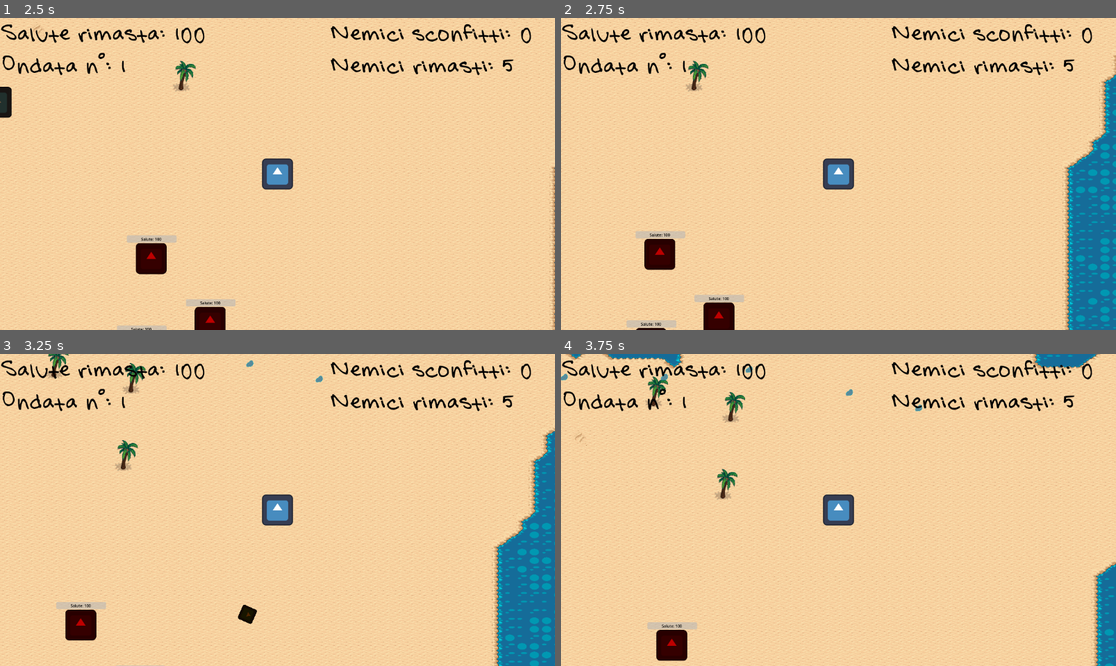
Above: before the commit, frames 1-4 (two rows, left to right).
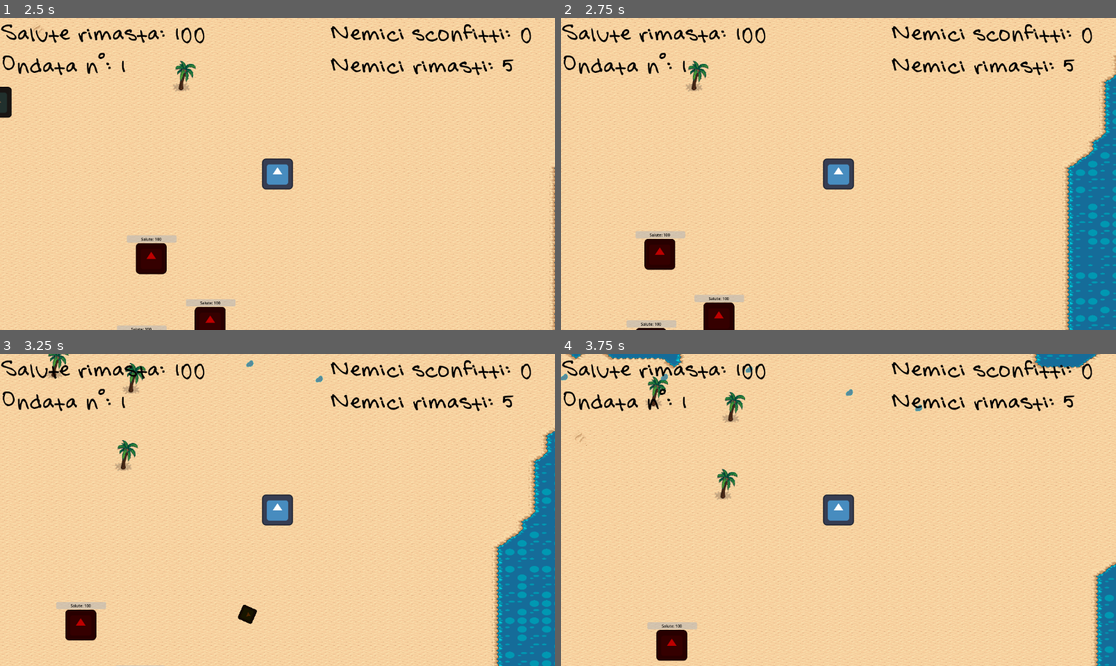
Above: after the commit, the same moments.

Repository: xMarcoMax/BeatchSlash
Game: Godot game, scene res://Scenes/level.tscn
Two runs of this game, one before a commit and one after it. Both use one fixed random seed, a clock stepped at 60 frames per second and the inputs below. The engine's default icon, where the game draws it, is replaced by a stand-in: a white triangle on a blue panel in a dark square.
Inputs (mouse positions are in pixels of both pictures, inside the frame that each line leads up to):
- Up to frame 1 (2.5 s): tap Enter at 0.5 s; move the mouse to (399, 158) at 0.52 s; hold Right (ui_right) 0.53-1.28 s; hold Space (run) 0.53-1.28 s; move the mouse to (166, 189) at 1.27 s; hold Down (ui_down) 1.28-2.03 s; right-click (166, 189) at 1.35 s; move the mouse to (333, 105) at 2.02 s; hold Right (ui_right) from 2.03 s (still down); hold Space (run) from 2.03 s (still down)
- Up to frame 2 (2.75 s): keep holding Right (ui_right); keep holding Space (run)
- Up to frame 3 (3.25 s): move the mouse to (249, 572) at 2.77 s; release Right (ui_right) at 2.78 s; release Space (run) at 2.78 s; hold Up (ui_up) from 2.78 s (still down); right-click (249, 572) at 2.85 s
- Up to frame 4 (3.75 s): move the mouse to (1005, 556) at 3.52 s; release Up (ui_up) at 3.53 s; hold Left (ui_left) from 3.53 s (still down); hold Space (run) from 3.53 s (still down)

Frame 1 is identical in both runs. In frame 2, 0.8% of the frame differs, in the area x 92-100%, y 26-100%; in frame 3, 1.0%, in the area x 90-100%, y 26-100%; in frame 4, 0.2%.

Commit message:
Fix attacco nemici, creazione menù principale

Diff:
--- /dev/null
+++ b/Scenes/main_menu.tscn
@@ -0,0 +1,82 @@
+[gd_scene load_steps=4 format=3 uid="uid://cwwo0tn1cydle"]
+
+[ext_resource type="FontFile" uid="uid://ca1jm1oqv16by" path="res://Assets/Fonts/Summer.ttf" id="1_28flt"]
+[ext_resource type="Script" uid="uid://bmfx0l8kwsby" path="res://Scripts/main_menu.gd" id="1_48xlc"]
+
+[sub_resource type="StyleBoxEmpty" id="StyleBoxEmpty_48xlc"]
+
+[node name="MainMenu" type="Control"]
+layout_mode = 3
+anchors_preset = 15
+anchor_right = 1.0
+anchor_bottom = 1.0
+grow_horizontal = 2
+grow_vertical = 2
+script = ExtResource("1_48xlc")
+
+[node name="Title" type="Label" parent="."]
+layout_mode = 1
+anchors_preset = 5
+anchor_left = 0.5
+anchor_right = 0.5
+offset_left = -62.0
+offset_right = 63.0
+offset_bottom = 26.0
+grow_horizontal = 2
+theme_override_fonts/font = ExtResource("1_28flt")
+theme_override_font_sizes/font_size = 67
+text = "Beatch Slash!"
+
+[node name="VBoxContainer" type="VBoxContainer" parent="."]
+layout_mode = 1
+anchors_preset = 8
+anchor_left = 0.5
+anchor_top = 0.5
+anchor_right = 0.5
+anchor_bottom = 0.5
+offset_left = -229.0
+offset_top = -167.0
+offset_right = 229.0
+offset_bottom = 167.0
+grow_horizontal = 2
+grow_vertical = 2
+theme_override_constants/separation = 9
+
+[node name="NewGame" type="Button" parent="VBoxContainer"]
+layout_mode = 2
+size_flags_vertical = 3
+theme_override_fonts/font = ExtResource("1_28flt")
+theme_override_font_sizes/font_size = 40
+theme_override_styles/focus = SubResource("StyleBoxEmpty_48xlc")
+text = "Nuovo Gioco"
+
+[node name="Options" type="Button" parent="VBoxContainer"]
+layout_mode = 2
+size_flags_vertical = 3
+theme_override_fonts/font = ExtResource("1_28flt")
+theme_override_font_sizes/font_size = 40
+theme_override_styles/focus = SubResource("StyleBoxEmpty_48xlc")
+disabled = true
+text = "Opzioni"
+
+[node name="Tutorial" type="Button" parent="VBoxContainer"]
+layout_mode = 2
+size_flags_vertical = 3
+theme_override_fonts/font = ExtResource("1_28flt")
+theme_override_font_sizes/font_size = 40
+theme_override_styles/focus = SubResource("StyleBoxEmpty_48xlc")
+disabled = true
+text = "Tutorial"
+
+[node name="Exit" type="Button" parent="VBoxContainer"]
+layout_mode = 2
+size_flags_vertical = 3
+theme_override_fonts/font = ExtResource("1_28flt")
+theme_override_font_sizes/font_size = 40
+theme_override_styles/focus = SubResource("StyleBoxEmpty_48xlc")
+text = "Esci"
+
+[connection signal="pressed" from="VBoxContainer/NewGame" to="." method="_on_new_game_pressed"]
+[connection signal="pressed" from="VBoxContainer/Options" to="." method="_on_options_pressed"]
+[connection signal="pressed" from="VBoxContainer/Tutorial" to="." method="_on_tutorial_pressed"]
+[connection signal="pressed" from="VBoxContainer/Exit" to="." method="_on_exit_pressed"]
--- a/Scripts/Autoload/SignalManager.gd
+++ b/Scripts/Autoload/SignalManager.gd
@@ -1,7 +1,7 @@
 extends Node
 
 #Segnali del target
-signal enemy_attacking
+signal enemy_attacking(enemy)
 
 #Segnali del nemico
 signal defeated
--- a/Scripts/boyfriend.gd
+++ b/Scripts/boyfriend.gd
@@ -14,7 +14,7 @@
 
 func _on_body_entered(body):
 	if body.is_in_group("enemy"):
-		SignalManager.enemy_attacking.emit()
+		SignalManager.enemy_attacking.emit(body)
 		is_attacked = true
 
 func _process(delta):
@@ -28,3 +28,8 @@
 	SignalManager.update_health.emit(hp)
 	if hp <= 0:
 		print("GAME OVER")
+
+func set_hp(value):
+	pass
+func set_shield(value):
+	pass
--- a/Scripts/enemy.gd
+++ b/Scripts/enemy.gd
@@ -58,5 +58,6 @@
 func _on_dead_timer_timeout():
 	queue_free()
 
-func _on_enemy_attacking():
-	is_attacking = true
+func _on_enemy_attacking(attacker):
+	if attacker == self:
+		is_attacking = true
--- /dev/null
+++ b/Scripts/main_menu.gd
@@ -0,0 +1,21 @@
+extends Control
+
+
+func _on_exit_pressed():
+	get_tree().quit()
+	pass # Replace with function body.
+
+
+func _on_new_game_pressed():
+	get_tree().change_scene_to_file("res://Scenes/level.tscn")
+	pass # Replace with function body.
+
+
+func _on_options_pressed():
+	#opzioni di no audio, volume, forse risoluzione
+	pass # Replace with function body.
+
+
+func _on_tutorial_pressed():
+	#mostra la pagina del tutorial
+	pass # Replace with function body.
Not shown, added: Scripts/main_menu.gd.uid
